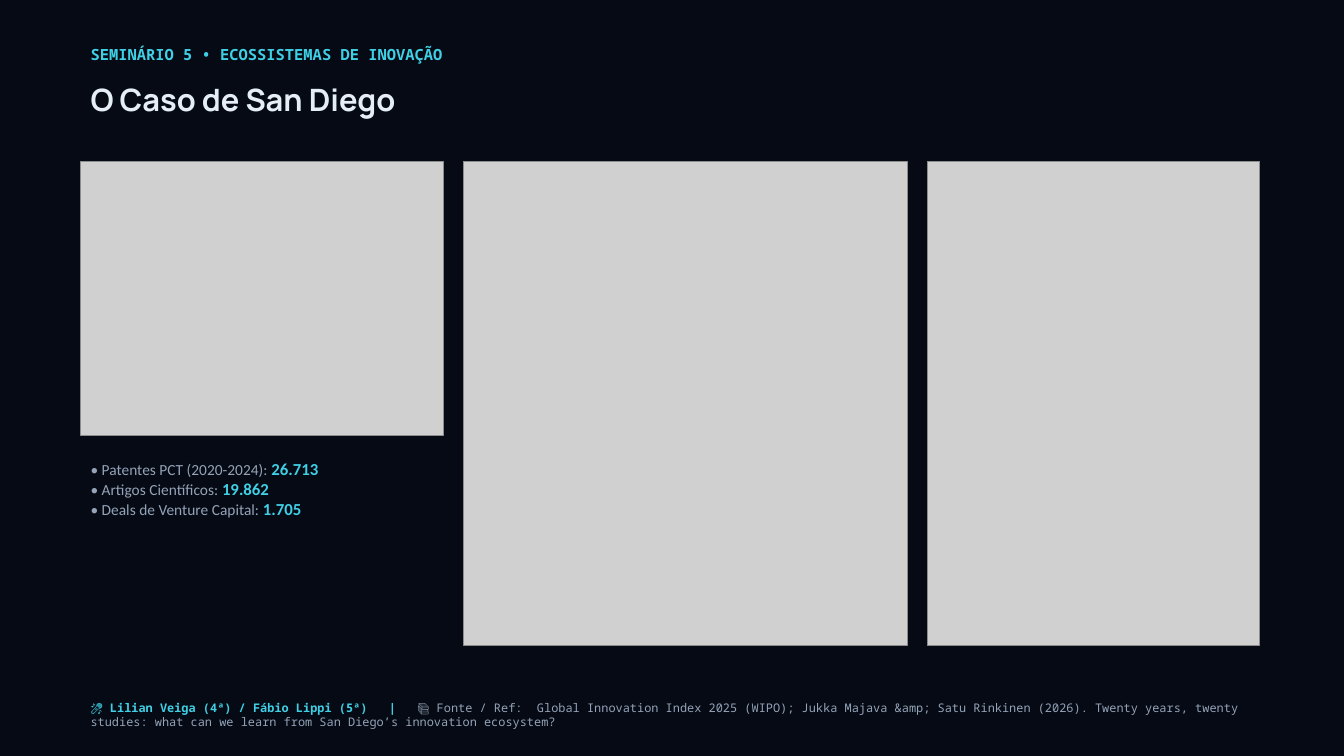
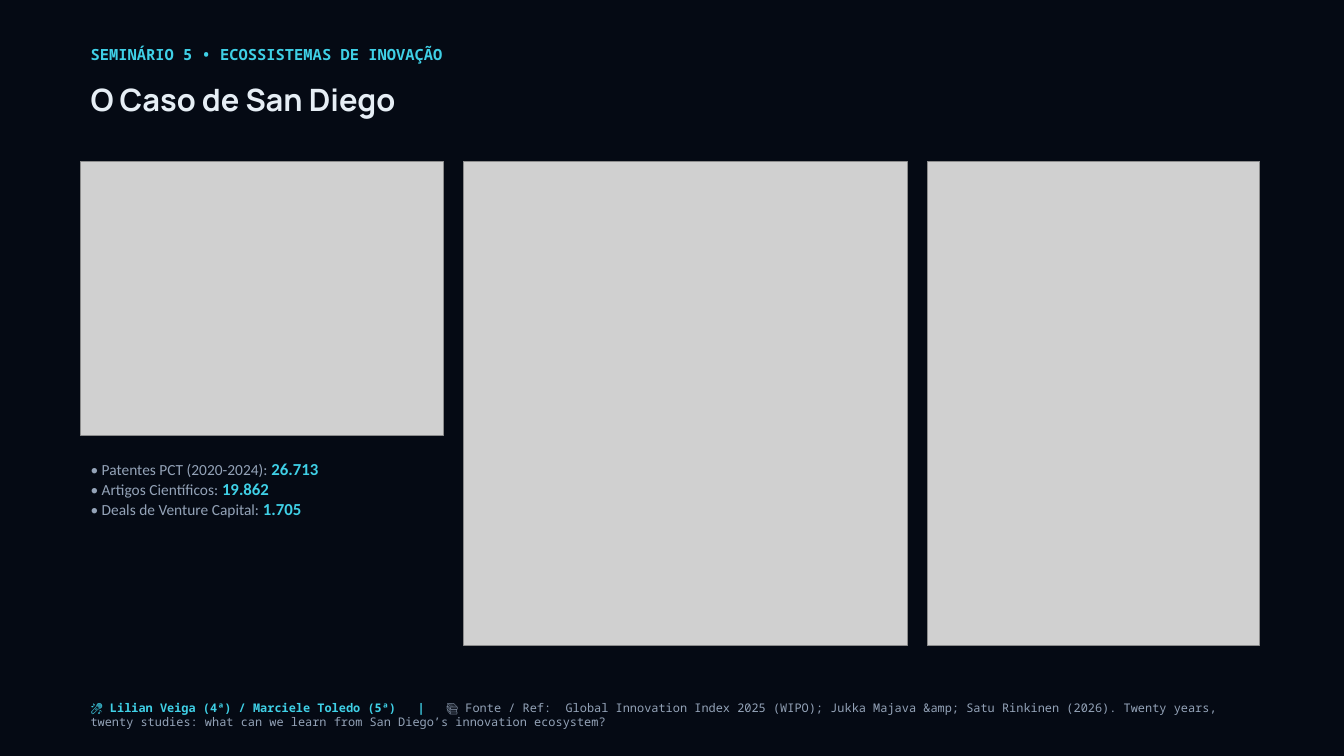
Before and after one commit to josuejofre/seminario-ecossistema-inovacao-pit, a slide deck: slide 24 of Seminario_5_Ecossistemas_Inovacao_Master.pptx. Drawn at 1344x756 pixels with LibreOffice and Linux fonts; fonts in the diff are those of the drawing; grey boxes stand for pictures. Boxes give left, top, right and bottom in pixels: in the first picture for what was removed or moved away, otherwise in the second. Text is boxed around its words. In the diff, an @@ line names an element or a change of style, - is before the commit and + after.

Commit message:
fix: update Bloco 5 presenter for Quinta-feira from Fabio Lippi to Marciele Toledo

```diff
--- a/Seminario_5_Ecossistemas_Inovacao_Master.pptx
+++ b/Seminario_5_Ecossistemas_Inovacao_Master.pptx
@@ text at <box>91,703,1217,729</box>: text changed @@
-🎤 Lilian Veiga (4ª) / Fábio Lippi (5ª) | 📚 Fonte / Ref: Global Innovation Index 2025 (WIPO); Jukka Majava &amp; Satu Rinkinen (2026). Twenty years, twenty studies: what can we learn from San Diego’s innovation ecosystem?
+🎤 Lilian Veiga (4ª) / Marciele Toledo (5ª) | 📚 Fonte / Ref: Global Innovation Index 2025 (WIPO); Jukka Majava &amp; Satu Rinkinen (2026). Twenty years, twenty studies: what can we learn from San Diego’s innovation ecosystem?
```
Also in this commit, not shown: 9 other slides changed, 3 other files.
